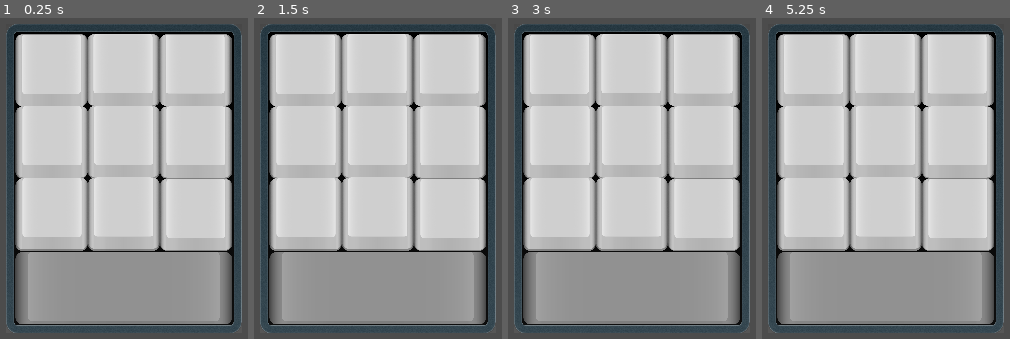
Above: before the commit, frames 1-4 (left to right).
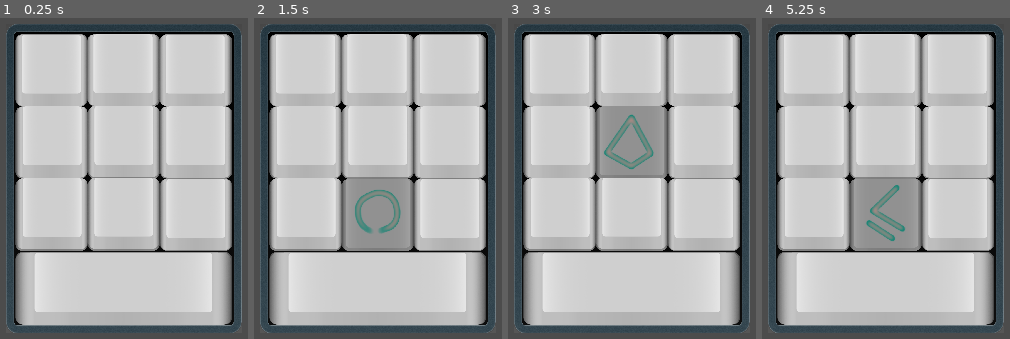
Above: after the commit, the same moments.

Repository: m-at-FNSPE/fitgamejam-team10
Game: Godot game, scene res://RuneTablet/RuneTablet.tscn
Same seed, same stepped clock (60 frames per second), same inputs: the game is played once before the commit and once after it. This scene is started directly instead of the project's main scene.
Inputs:
- Up to frame 1 (0.25 s): no input
- Up to frame 2 (1.5 s): tap Enter at 0.5 s; hold D (movement_right) 0.53-1.28 s; tap Space (rune_confirm) at 0.6 s; hold S (movement_down) from 1.28 s (still down); tap M (rune_bottom_mid) at 1.35 s
- Up to frame 3 (3 s): tap Space (rune_confirm) at 1.55, 2, 2.1 s; release S (movement_down) at 2.03 s; hold D (movement_right) 2.03-2.78 s; hold W (movement_up) from 2.78 s (still down); tap J (rune_mid_mid) at 2.85 s
- Up to frame 4 (5.25 s): tap Space (rune_confirm) at 3.05, 3.5, 3.8, 4.25, 4.35 s; release W (movement_up) at 3.53 s; hold A (movement_left) 3.53-5.03 s; tap U (rune_top_mid) at 3.6 s; hold S (movement_down) from 5.03 s (still down); tap M (rune_bottom_mid) at 5.1 s

The runs differ from the first frame. In frame 1, 20% of the frame differs, in the area x 6-93%, y 4-96%; in frame 2, 26%; in frame 3, 26%; in frame 4, 26%.
Error before the commit: Parse Error: Can't preload resource at path: res://Assets/Runes/ZERO_NW.png (res://RuneTablet/RuneTablet.gd:59)

Commit message:
Added timer and spacebar to the rune tablet

Diff:
--- a/GameScenes/Game.tscn
+++ b/GameScenes/Game.tscn
@@ -109,10 +109,10 @@
 [node name="Hud" type="GridContainer" parent="."]
 anchor_left = 0.033
 anchor_right = 0.053
-margin_left = 1340.64
-margin_top = 27.0
-margin_right = 4793.24
-margin_bottom = 2086.0
+margin_left = 1336.64
+margin_top = 15.0
+margin_right = 4789.24
+margin_bottom = 2074.0
 rect_scale = Vector2( 0.132806, 0.132806 )
 custom_constants/hseparation = 459
 columns = 2
--- a/RuneTablet/RuneTablet.gd
+++ b/RuneTablet/RuneTablet.gd
@@ -21,6 +21,8 @@
 
 var state_changed = true
 
+var processing_input = true
+
 var grid
 var state = [false, false, false, false, false, false, false, false, false]
 
@@ -56,9 +58,9 @@
 
 
 
-	textures["circle_corner"]  = preload("res://Assets/Runes/ZERO_NW.png")
-	textures["circle_top"]  = preload("res://Assets/Runes/ZERO_N.png")
-	textures["circle_side"] = preload("res://Assets/Runes/ZERO_W.png")
+#	textures["circle_corner"]  = preload("res://Assets/Runes/ZERO_NW.png")
+#	textures["circle_top"]  = preload("res://Assets/Runes/ZERO_N.png")
+#	textures["circle_side"] = preload("res://Assets/Runes/ZERO_W.png")
 
 
 	# DEPRECATED (Didnt have time to check)
@@ -103,15 +105,23 @@
 	textures["2_5"] = preload("res://Assets/Runes/RuneTwoSides05.png")
 
 func _unhandled_input(_event):
+	if not processing_input:
+		return
+
 	for i in range(9):
 		if Input.is_action_pressed(input_names[i]) and state[i] == false:
 			state[i] = true
 			state_changed = true
 	if Input.is_action_just_pressed("rune_confirm"):
 		emit_signal("rune_casted", rune_number())
+		$space.hide()
+		processing_input = false
+		yield(get_tree().create_timer(0.5), "timeout")
+		processing_input = true
 		reset_state()
 
 func reset_state():
+	$space.show()
 	for i in range(9):
 		self.state[i] = false
 		state_changed = true
--- a/RuneTablet/RuneTablet.tscn
+++ b/RuneTablet/RuneTablet.tscn
@@ -1,8 +1,9 @@
-[gd_scene load_steps=5 format=2]
+[gd_scene load_steps=6 format=2]
 
 [ext_resource path="res://Assets/UI/Keyboard/SingleButton_UP.png" type="Texture" id=1]
 [ext_resource path="res://RuneTablet/debugUI.png" type="Texture" id=2]
 [ext_resource path="res://RuneTablet/RuneTablet.gd" type="Script" id=3]
+[ext_resource path="res://Assets/UI/Keyboard/SpaceButton_UP.png" type="Texture" id=4]
 [ext_resource path="res://Assets/UI/Keyboard/UI_Keyboard_DOWN_WithoutNumbers.png" type="Texture" id=5]
 
 [node name="RuneTablet" type="Node2D"]
@@ -67,3 +68,8 @@
 position = Vector2( 177, 107 )
 scale = Vector2( 0.668929, 0.668929 )
 texture = ExtResource( 1 )
+
+[node name="space" type="Sprite" parent="."]
+position = Vector2( 1619, 969 )
+scale = Vector2( 0.671875, 0.671875 )
+texture = ExtResource( 4 )
